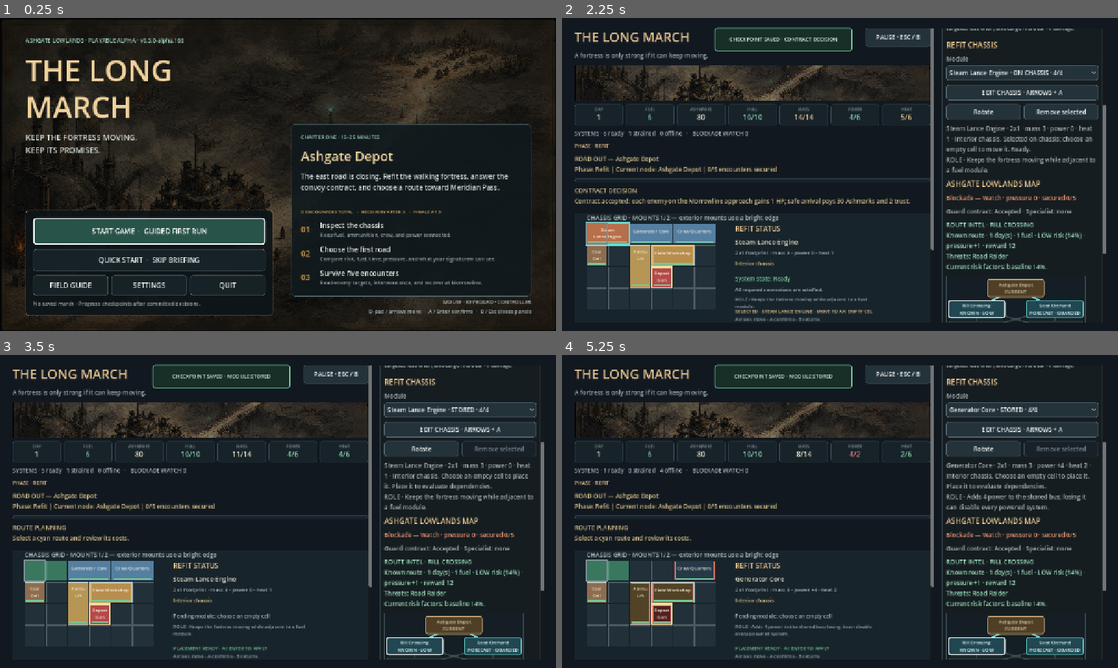
Above: before the commit, frames 1-4 (two rows, left to right).
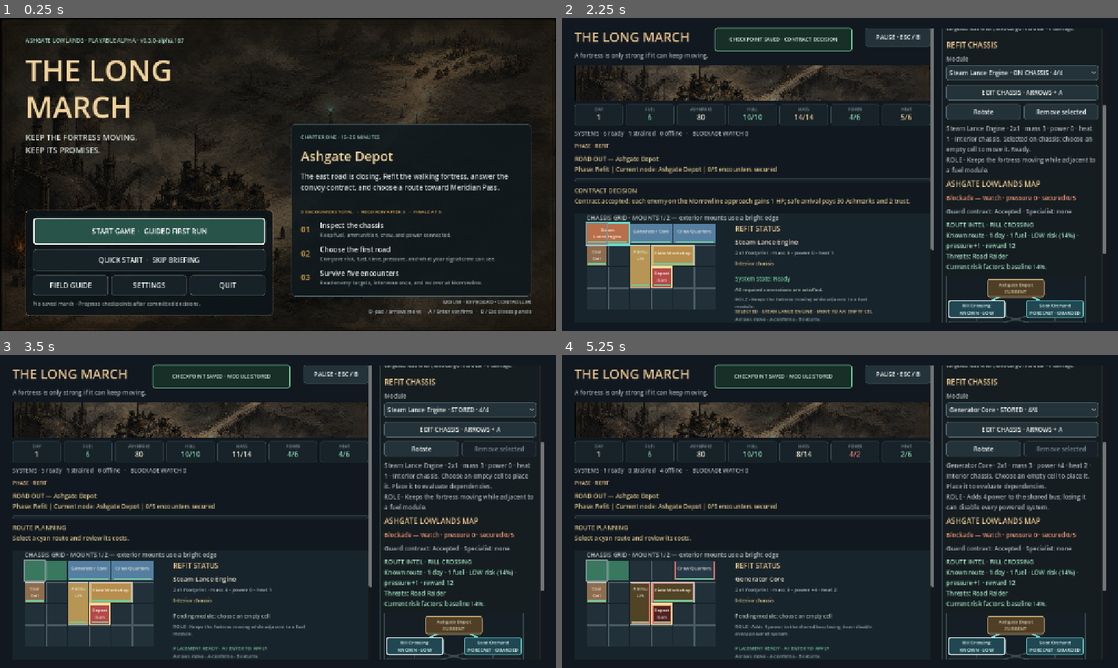
Above: after the commit, the same moments.

Repository: raphaelroshan/the-long-march
Game: Godot game, scene res://scenes/App.tscn
The game is run twice, just before and just after one commit, with the same random seed, the same clock (stepped at 60 frames per second) and the same inputs.
Inputs:
- Up to frame 1 (0.25 s): no input
- Up to frame 2 (2.25 s): click "START GAME · GUIDED FIRST RUN" at 0.5 s; click "SKIP FOR THIS RUN" at 1.25 s; click "GUARD THE CONVOY MORROWLINE ·…" at 2 s
- Up to frame 3 (3.5 s): click "Remove selected" at 2.75 s
- Up to frame 4 (5.25 s): click "Steam Lance Engine · STORED ·…" at 3.5 s; click "Protect Cargo" at 4.25 s; click "Remove selected" at 5 s

The runs differ from the first frame. In frame 1, less than 0.1% of the frame differs, in the area x 32-33%, y 6-8%; in frame 2, 0.2%, in the area x 79-94%, y 68-71%; in frame 3, 0.2%; in frame 4, 0.2%.

Commit message:
Use natural cross-input guidance

Diff:
--- a/project.godot
+++ b/project.godot
@@ -4,7 +4,7 @@
 
 [application]
 config/name="The Long March"
-config/version="0.3.0-alpha.166"
+config/version="0.3.0-alpha.167"
 run/main_scene="res://scenes/App.tscn"
 config/features=PackedStringArray("4.4", "GL Compatibility")
 
--- a/src/ui/campaign_map.gd
+++ b/src/ui/campaign_map.gd
@@ -157,6 +157,8 @@
 
 func _preview_tooltip(preview: Dictionary, include_intel_upgrade: bool = true) -> String:
 	var visibility := String(preview.get("visibility", "forecast"))
+	var days := int(preview.get("days", 0))
+	var day_text := "%d day%s" % [days, "" if days == 1 else "s"]
 	var risk := float(preview.get("risk", 0.0))
 	var risk_band := _risk_band(risk)
 	var intel_upgrade := "\nIntel upgrade: ready forecasting gear or Iven Pell reveals exact contacts, lowers route risk by up to 8 points, and reduces encounter pressure by 1." if include_intel_upgrade else ""
@@ -166,10 +168,10 @@
 		var factor_text := " · ".join(risk_factors) if not risk_factors.is_empty() else "none visible"
 		risk_detail = "\n%s risk factors: %s." % ["Visible" if visibility == "unscouted" else "Current", factor_text]
 	if visibility == "known":
-		return "Known route · %d day(s) · %d fuel · %s risk (%.0f%%) · pressure +%d · reward %d\nThreats: %s%s" % [int(preview.get("days", 0)), int(preview.get("fuel", 0)), risk_band …(136 unchanged characters)…
+		return "Known route · %s · %d fuel · %s risk (%.0f%%) · pressure +%d · reward %d\nThreats: %s%s" % [day_text, int(preview.get("fuel", 0)), risk_band …(136 unchanged characters)…
 	if visibility == "forecast":
-		return "Forecast route · %d day(s) · %d fuel · %s risk (%.0f%%) · pressure +%d\nExpected: %s. Exact contacts remain uncertain.%s%s" % [int(preview.get("days", 0)), int(preview.get("fuel", 0)), risk_band …(139 unchanged characters)…
-	return "Unscouted route · %d day(s) · %d fuel\nBroad warning: %s. Risk, reward, and exact contacts are unknown.%s%s" % [int(preview.get("days", 0)), int(preview.get("fuel", 0)), String(preview.get("threat_hint", "uncertain pressure")), risk_detail, intel_upgrade]
+		return "Forecast route · %s · %d fuel · %s risk (%.0f%%) · pressure +%d\nExpected: %s. Exact contacts remain uncertain.%s%s" % [day_text, int(preview.get("fuel", 0)), risk_band …(139 unchanged characters)…
+	return "Unscouted route · %s · %d fuel\nBroad warning: %s. Risk, reward, and exact contacts are unknown.%s%s" % [day_text, int(preview.get("fuel", 0)), String(preview.get("threat_hint", "uncertain pressure")), risk_detail, intel_upgrade]
 
 func _risk_band(risk: float) -> String:
 	if risk <= 0.18:
@@ -315,7 +317,7 @@
 		elif visibility == "unscouted":
 			var days := int(selected_preview.get("days", 0))
 			commit_button.text = "%s · %s\nDAY %d→%d · FUEL %d→%d\nRISK UNKNOWN · HEAT %d/%d · PRESSURE UNKNOWN" % [commit_prefix, String(SHORT_NAMES.get(selected_node, selected_node)).to_upper(), current_day, day_after, current_fuel, fuel_after, predicted_heat, heat_limit]
-			commit_button.tooltip_text = "Pay %d fuel and advance %d day(s) into an unscouted encounter.%s" % [fuel_cost, days, " Failure ends the run; there is no retreat." if selected_node == "meridian_pass" else ""]
+			commit_button.tooltip_text = "Pay %d fuel and advance %d day%s into an unscouted encounter.%s" % [fuel_cost, days, "" if days == 1 else "s", " Failure ends the run; there is no retreat." if selected_node == "meridian_pass" else ""]
 		else:
 			var days := int(selected_preview.get("days", 0))
 			commit_button.text = "%s · %s\nDAY %d→%d · FUEL %d→%d\n%s RISK (%.0f%%) · HEAT %d/%d · PRESSURE %d→%d" % [commit_pre …(214 unchanged characters)…
--- a/src/ui/main.gd
+++ b/src/ui/main.gd
@@ -1664,7 +1664,7 @@
 		selected_module_id = String(removed.get("id", selected_module_id))
 		placement_rotated = bool(removed.get("rotated", false))
 		selected_module_cell = Vector2i(-1, -1)
-		_set_event("Removed %s. Click an empty cell to place it again." % String(state.module_definition(selected_module_id).get("name", selected_module_id)))
+		_set_event("Removed %s. Choose an empty chassis cell to place it again." % String(state.module_definition(selected_module_id).get("name", selected_module_id)))
 		_journal_event("module_stored", {"module": selected_module_id, "durability": int(removed.get("durability", 0))})
 		_checkpoint("module_stored")
 	else:
@@ -2166,7 +2166,8 @@
 		var departure := state.route_preview(_selected_id(route_option), _selected_id(doctrine_option))
 		if bool(departure.get("ok", false)):
 			var risk := float(departure.risk)
-			_set_route_preview("Departure forecast — %d day(s), %d fuel, %.0f%% risk, pressure %d, predicted heat %d/%d." % [int(departure.days), int(departure.fuel), risk * 100.0, int(departure.pressure), int(departure.predicted_heat), LongMarchState.BASE_HEAT_LIMIT], "safe" if risk <= 0.18 else ("warning" if risk <= 0.32 else "danger"))
+			var days := int(departure.days)
+			_set_route_preview("Departure forecast — %d day%s, %d fuel, %.0f%% risk, pressure %d, predicted heat %d/%d." % [days, "" if days == 1 else "s", int(departure.fuel), risk * 100.0, int(departure.pressure), int(departure.predicted_heat), LongMarchState.BASE_HEAT_LIMIT], "safe" if risk <= 0.18 else ("warning" if risk <= 0.32 else "danger"))
 	elif state.phase == "settlement":
 		_set_route_preview("Morrowline recovery — %s. Refit freely, then choose a doctrine for Meridian Pass." % _service_action_status_text(), "safe")
 	elif state.phase == "results":
@@ -2218,7 +2219,7 @@
 		encounter_label.add_theme_color_override("font_color", Color("#f0d29d"))
 	elif not state.encounter_outcome.is_empty():
 		var last_consequence := state.encounter_report[-1] if not state.encounter_report.is_empty() else "The road is clear."
-		encounter_label.text = "AFTER-ACTION — %s · resolved in %d step(s)\n%s" % [state.encounter_outcome.replace("_", " ").to_upper(), state.encounter_step, String(last_consequence)]
+		encounter_label.text = "AFTER-ACTION — %s · resolved in %d step%s\n%s" % [state.encounter_outcome.replace("_", " ").to_upper(), state.encounter_step, "" if state.encounter_step == 1 else "s", String(last_consequence)]
 		encounter_label.add_theme_color_override("font_color", Color("#9fd2c2"))
 	else:
 		var selected_block_reason := _campaign_departure_block_reason(selected_campaign_node_id)
--- a/tests/test_prototype_flow.gd
+++ b/tests/test_prototype_flow.gd
@@ -160,6 +160,15 @@
 	game.module_option.select(engine_index)
 	game.module_option.item_selected.emit(engine_index)
 	await process_frame
+	var before_remove_copy: Dictionary = game.state.serialize()
+	game.remove_button.pressed.emit()
+	await process_frame
+	_expect(game.event_label.text.contains("Choose an empty chassis cell") and not game.event_label.text.contains("Click an empty cell"), "refit receipts should remain input-neutral after removing a module")
+	game.state.load_serialized(before_remove_copy)
+	game.selected_module_id = "steam_lance_engine"
+	game._sync_selected_module_context()
+	game._select_module_option("steam_lance_engine")
+	game._refresh_ui()
 	_expect(game.focus_chassis_button.visible and not game.focus_chassis_button.disabled, "refit should expose an explicit keyboard and controller path into the chassis")
 	_expect(game.module_option.get_node_or_null(game.module_option.focus_neighbor_bottom) == game.focus_chassis_button and …(223 unchanged characters)…
 	game.focus_chassis_button.pressed.emit()
@@ -243,7 +252,7 @@
 	game._refresh_ui()
 	game.campaign_map.button_for("rill_crossing").grab_focus()
 	await process_frame
-	_expect(game.route_preview_label.text.contains("ROUTE INTEL …(81 unchanged characters)… game.route_preview_label.text.contains("LOW risk"), "keyboard or controller focus should expose readable route intel above the map")
+	_expect(game.route_preview_label.text.contains("ROUTE INTEL …(81 unchanged characters)… game.route_preview_label.text.contains("1 day") and not game.route_preview_label.text.contains("day(s)") and game.route_preview_label.text.contains("LOW risk"), "keyboard or controller focus should expose naturally phrased route intel above the map")
 	_expect(game.route_preview_label.text.contains("Current risk factors: baseline 14%."), "known route intel should expose the baseline behind its displayed risk")
 	_expect(game.route_preview_label.get_theme_color("font_color") == Color("#9fddbd"), "low-risk route intel should use the safe scan color while retaining its text label")
 	game.campaign_map.button_for("soot_orchard").grab_focus()
@@ -407,6 +416,8 @@
 	game._refresh_ui()
 	await _advance_until_phase("map")
 	_expect(int(game.campaign_progress_bar.value) == 1, "the region progress bar should advance after a secured encounter")
+	var resolved_step_text := "%d step%s" % [game.state.encounter_step, "" if game.state.encounter_step == 1 else "s"]
+	_expect(game.encounter_label.text.contains("resolved in %s" % resolved_step_text) and not game.encounter_label.text.contains("step(s)"), "after-action summaries should use the actual natural singular or plural step count")
 	_expect(game.journey_label.text.contains("1/5 encounters secured"), "planning between roads should distinguish completed encounters from one currently underway")
 	_expect(game.campaign_pressure_label.text.contains("secured 1/5"), "the blockade summary should agree with completed campaign progress between roads")
 	_expect(game.campaign_map.status_for("rill_crossing") == "current" and game.campaign_map.status_for("ashgate_depot") == "secured", "the map should retain the secured route and move the current marker")
--- a/tools/ci_manifest.json
+++ b/tools/ci_manifest.json
@@ -1,7 +1,7 @@
 {
   "slug": "the-long-march",
   "display_name": "The Long March",
-  "prototype_version": "0.3.0-alpha.166",
+  "prototype_version": "0.3.0-alpha.167",
   "playtest_ready": true,
   "godot_test": "res://tests/test_fortress_state.gd",
   "primary_repo": "raphaelroshan/the-long-march",
Not shown, changed: export_presets.cfg
Not shown, changed: docs/decision_log.md
